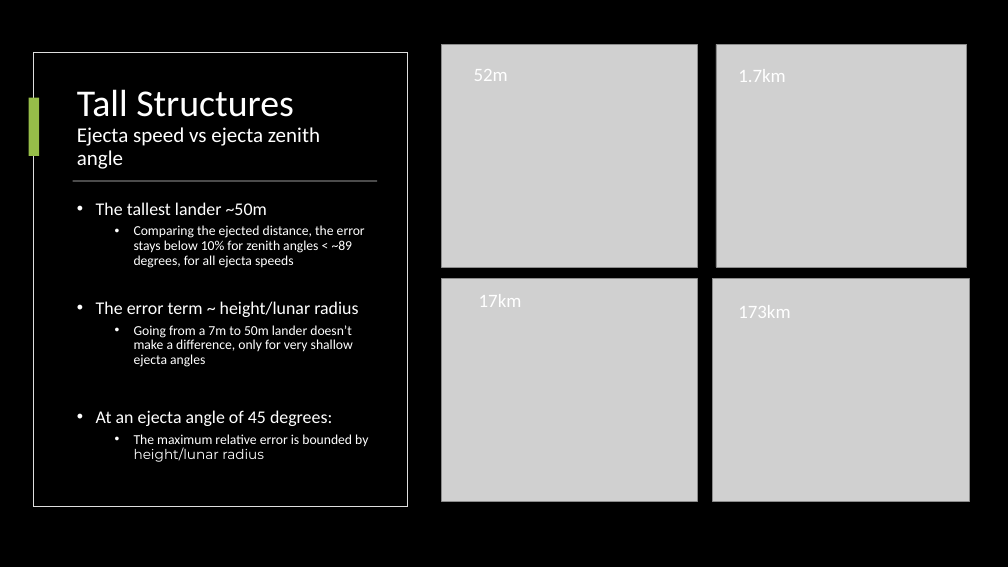
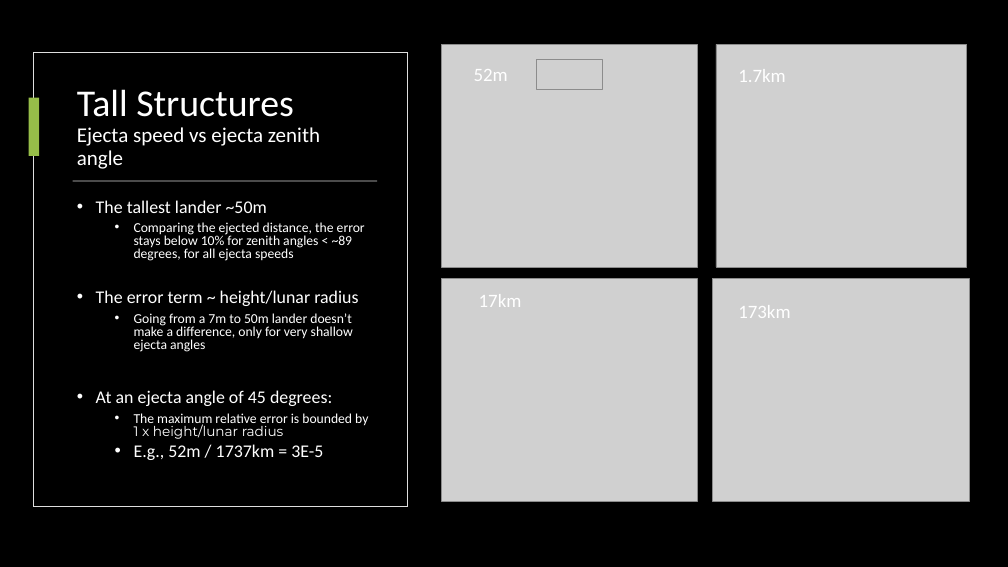
Before and after one commit to pmbremner/LunarEjecta, a slide deck: slide 4 of LaTeX_Report/Meeting_over_MeMoSeE.pptx (slide 3 before the commit). Drawn at 1008x567 pixels with LibreOffice and Linux fonts; fonts in the diff are those of the drawing; grey boxes stand for pictures. Boxes give left, top, right and bottom in pixels: in the first picture for what was removed or moved away, otherwise in the second. Text is boxed around its words. In the diff, an @@ line names an element or a change of style, - is before the commit and + after.

```diff
--- a/LaTeX_Report/Meeting_over_MeMoSeE.pptx
+++ b/LaTeX_Report/Meeting_over_MeMoSeE.pptx
@@ picture added at [536, 60, 603, 90] @@
@@ text at [96, 200, 365, 406]: line spacing 0.9 to 0.8 @@
@@ text at [134, 413, 368, 460]: text changed @@
-  • The maximum relative error is bounded by height/lunar radius
+  • The maximum relative error is bounded by 1 x height/lunar radius
+  • E.g., 52m / 1737km = 3E-5
```
Also in this commit, not shown: 2 slides added.
